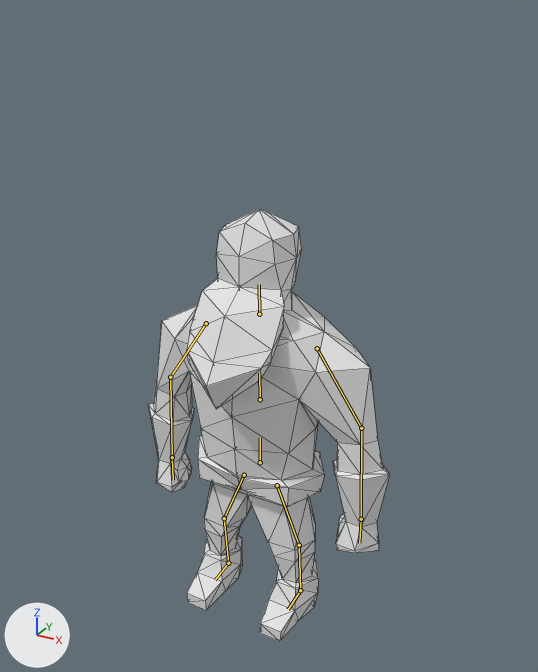
An edit to the Blender file Animations/WarriorHello.blend, drawn before and after from the same camera.
Both versions are drawn from a camera (50 mm lens) standing at (6.56, -11.52, 12.08) and looking at (0.25, -0.04, 6.34). Lighting does not change. The marker at lower left points along +X, +Y and +Z. The bones that bend it are drawn over the model as lines. Mesh edges are drawn as thin lines.
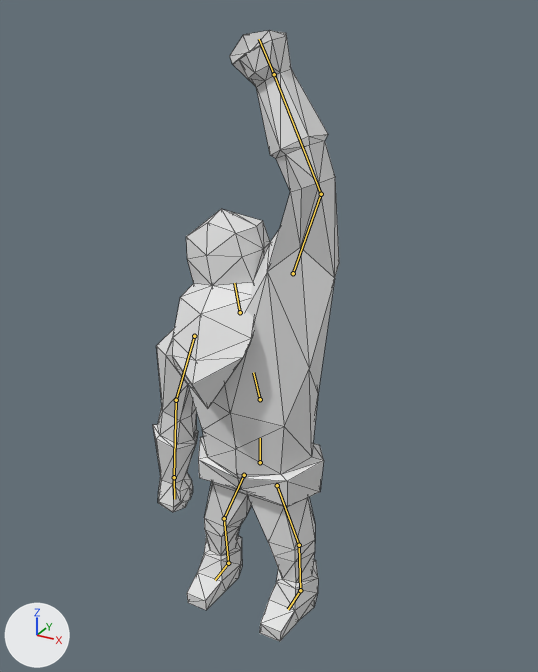
The newer file adds an action. The first version stands in its rest pose; the second is drawn at frame 30 of the action 'ArmatureAction.002'.

The change, as a diff of the scene's bpy script:
```diff
--- a/Animations/WarriorHello.blend.py
+++ b/Animations/WarriorHello.blend.py
@@ bone_chest @@
 bone_chest = bpy.data.objects['Armature'].pose.bones['Chest']  # child of 'Root'
-bone_chest.rotation_quaternion = (1.0, 0.0, 0.0, 0.0)  # degrees (0, 0, 0)
+bone_chest.rotation_quaternion = (0.993, 0.0, 0.0, 0.119)  # degrees (0, 0, 14)
@@ bone_shoulder_r @@
 bone_shoulder_r = bpy.data.objects['Armature'].pose.bones['Shoulder.R']  # child of 'Chest'
-bone_shoulder_r.rotation_quaternion = (1.0, 0.0, 0.0, 0.0)  # degrees (0, 0, 0)
+bone_shoulder_r.rotation_quaternion = (1.0, 0.012, 0.0, 0.01)  # degrees (1, 0, 1)
@@ bone_arm_r @@
 bone_arm_r = bpy.data.objects['Armature'].pose.bones['Arm.R']  # child of 'Shoulder.R'
-bone_arm_r.rotation_quaternion = (1.0, 0.0, 0.0, 0.0)  # degrees (0, 0, 0)
+bone_arm_r.rotation_quaternion = (0.988, 0.0, 0.0, 0.155)  # degrees (0, 0, 18)
@@ bone_shoulder_l @@
 bone_shoulder_l = bpy.data.objects['Armature'].pose.bones['Shoulder.L']  # child of 'Chest'
-bone_shoulder_l.location = (0.0, 0.0, 0.0)
-bone_shoulder_l.rotation_quaternion = (1.0, 0.0, 0.0, 0.0)  # degrees (0, 0, 0)
+bone_shoulder_l.location = (0.26, -0.88, -0.69)
+bone_shoulder_l.rotation_quaternion = (0.47, -0.751, -0.328, 0.328)  # degrees (-110, 11, 55)
@@ bone_arm_l @@
 bone_arm_l = bpy.data.objects['Armature'].pose.bones['Arm.L']  # child of 'Shoulder.L'
-bone_arm_l.rotation_quaternion = (1.0, 0.0, 0.0, 0.0)  # degrees (0, 0, 0)
+bone_arm_l.rotation_quaternion = (0.849, -0.356, 0.022, -0.389)  # degrees (-40, -14, -44)
@@ bone_head @@
 bone_head = bpy.data.objects['Armature'].pose.bones['Head']  # child of 'Chest'
-bone_head.rotation_quaternion = (1.0, 0.0, 0.0, 0.0)  # degrees (0, 0, 0)
+bone_head.rotation_quaternion = (1.0, 0.0, 0.0, -0.024)  # degrees (0, 0, -3)
```

Location of each change, (x1, y1, x2, y2) in pixels of the pictures (538 x 672 px):
'Cube', posed (23% narrower, 41% taller): before (148, 209, 390, 641); after (153, 30, 339, 641)
bone 'Chest', root to tip: before (260, 399) to (259, 373); after (260, 399) to (253, 372)
bone 'Shoulder.R', root to tip: before (206, 323) to (170, 377); after (194, 336) to (176, 400)
bone 'Arm.R', root to tip: before (170, 377) to (172, 457); after (176, 400) to (174, 477)
bone 'Shoulder.L', root to tip: before (317, 348) to (361, 428); after (293, 273) to (321, 194)
bone 'Arm.L', root to tip: before (361, 428) to (361, 519); after (321, 194) to (274, 74)
bone 'Head', root to tip: before (259, 314) to (259, 284); after (240, 312) to (234, 283)
